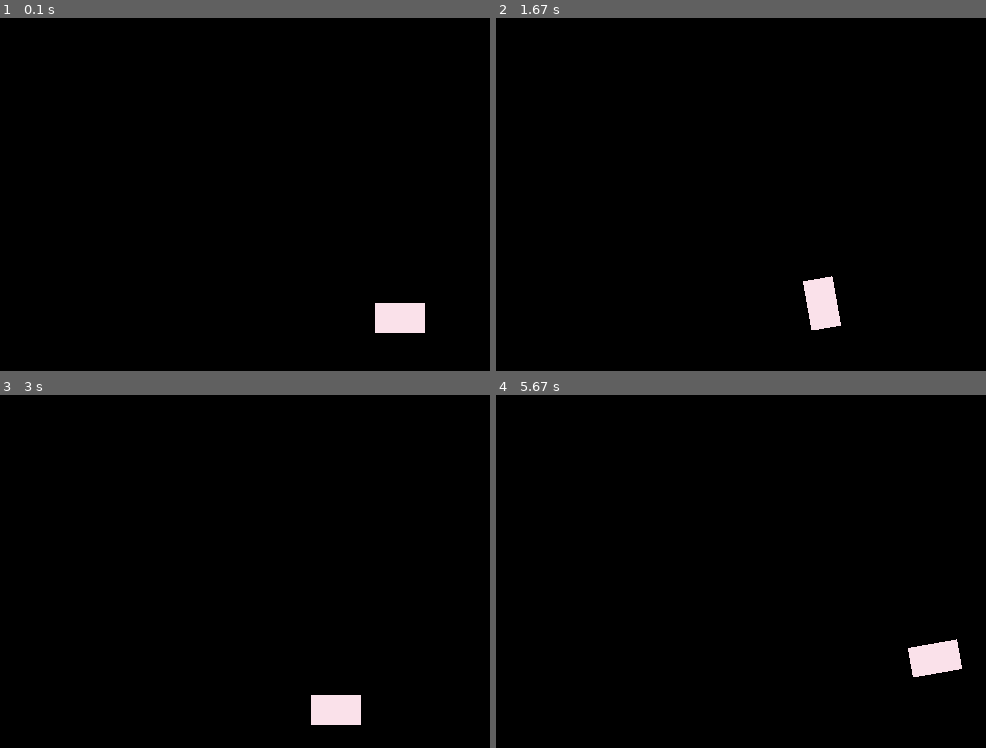
Above: before the commit, frames 1-4 (two rows, left to right).
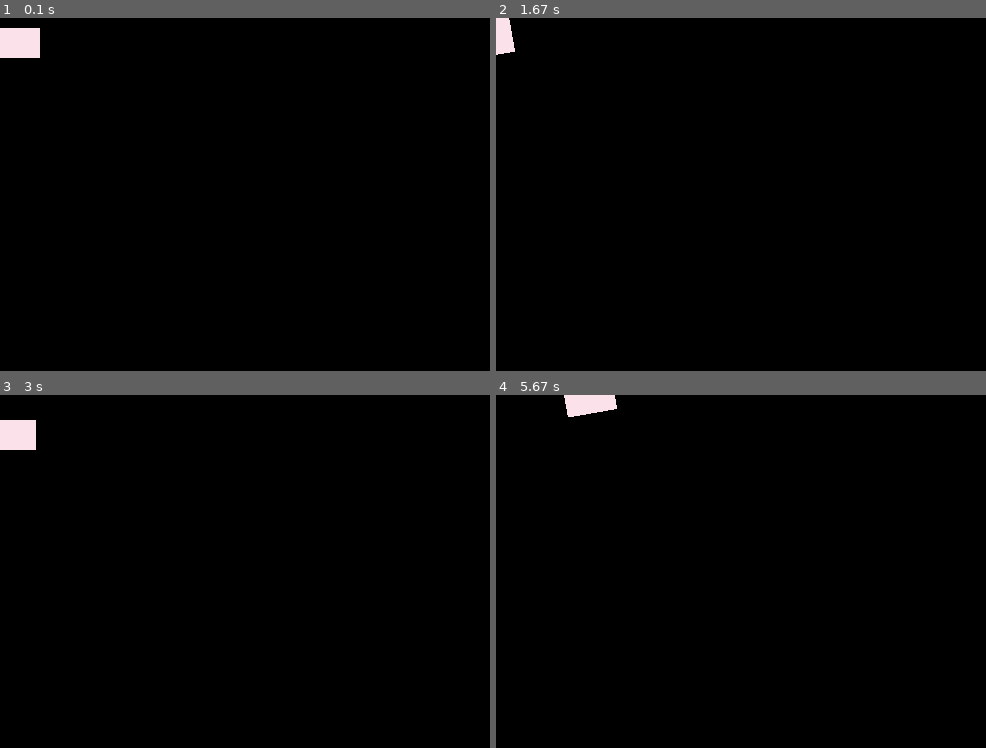
Above: after the commit, the same moments.

Repository: DidulaJeewandara/DSA-and-AI
Game: pygame game, started from pygame/main.py
Two runs of this game, one before a commit and one after it. Both use one fixed random seed, a clock stepped at 60 frames per second and the inputs below.
Inputs:
- Up to frame 1 (0.1 s): no input
- Up to frame 2 (1.67 s): hold Right 0.33-0.8 s; hold Up 0.83-1.13 s; hold Right 1.17-1.63 s
- Up to frame 3 (3 s): hold Left 1.67-2.2 s; hold Down 2.23-2.53 s; hold Left 2.57-2.97 s
- Up to frame 4 (5.67 s): hold Up 3-3.37 s; hold Right 3.4-4.03 s; hold Down 4.07-4.43 s; hold Left 4.47-4.93 s; hold Right 4.97-5.43 s; hold Up from 5.47 s (still down)

The runs differ from the first frame. In frame 1, 1.6% of the frame differs, in the area x 0-87%, y 2-90%; in frame 2, 1.2%; in frame 3, 1.5%; in frame 4, 1.4%.

Commit message:
now it only goes inside the screen

Diff:
--- a/pygame/car.py
+++ b/pygame/car.py
@@ -3,8 +3,8 @@
 
 class Car:
     def __init__(self, x, y, angle=0):
-        self.x = x
-        self.y = y
+        self.x = x #x is position on x axis
+        self.y = y   #y is position on y axis
         self.angle = angle  # in degrees
         self.speed = 0
         self.max_speed = 10
--- a/pygame/main.py
+++ b/pygame/main.py
@@ -7,9 +7,10 @@
     def __init__(self):
         pygame.init()
         self.screen = pygame.display.set_mode((800, 600))
+
         pygame.display.set_caption("Car Simulation")
         self.clock = pygame.time.Clock()
-        self.car = Car(400, 300)
+        self.car = Car(15,25)  #car size is
         self.running = True
 
     def run(self):
@@ -20,10 +21,10 @@
 
             keys = pygame.key.get_pressed()
             if keys[pygame.K_UP]:
-                if self.car.speed < self.car.max_speed:
-                    self.car.speed += self.car.acceleration
+                if self.car.speed < self.car.max_speed  :
+                         self.car.speed += self.car.acceleration
             elif keys[pygame.K_DOWN]:
-                if self.car.speed > -self.car.max_speed / 2:
+                if self.car.speed > -self.car.max_speed:
                     self.car.speed -= self.car.deceleration
             else:
                 if self.car.speed > 0:
@@ -36,7 +37,25 @@
             if keys[pygame.K_RIGHT]:
                 self.car.angle -= self.car.turn_speed
 
+            if self.car.x<0:
+                self.car.x=0
+                self.car.speed=0
+            if self.car.x>800-self.car.width:
+                self.car.x=800-self.car.width
+                self.car.speed=0
+
+            if self.car.y<0:
+                self.car.y=0
+                self.car.speed=0
+            if self.car.y>600-self.car.height:
+                self.car.y=600-self.car.height
+                self.car.speed=0
+
+
+
+
             self.car.drive()
+
 
             self.screen.fill((0, 0, 0))
             self.car.draw(self.screen)
